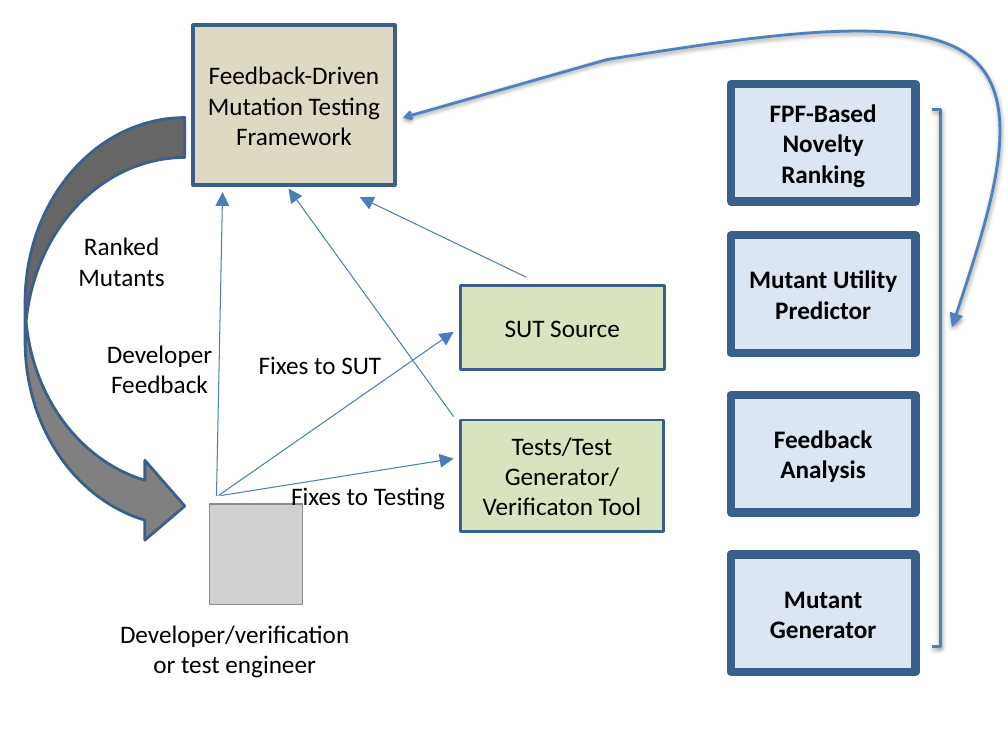
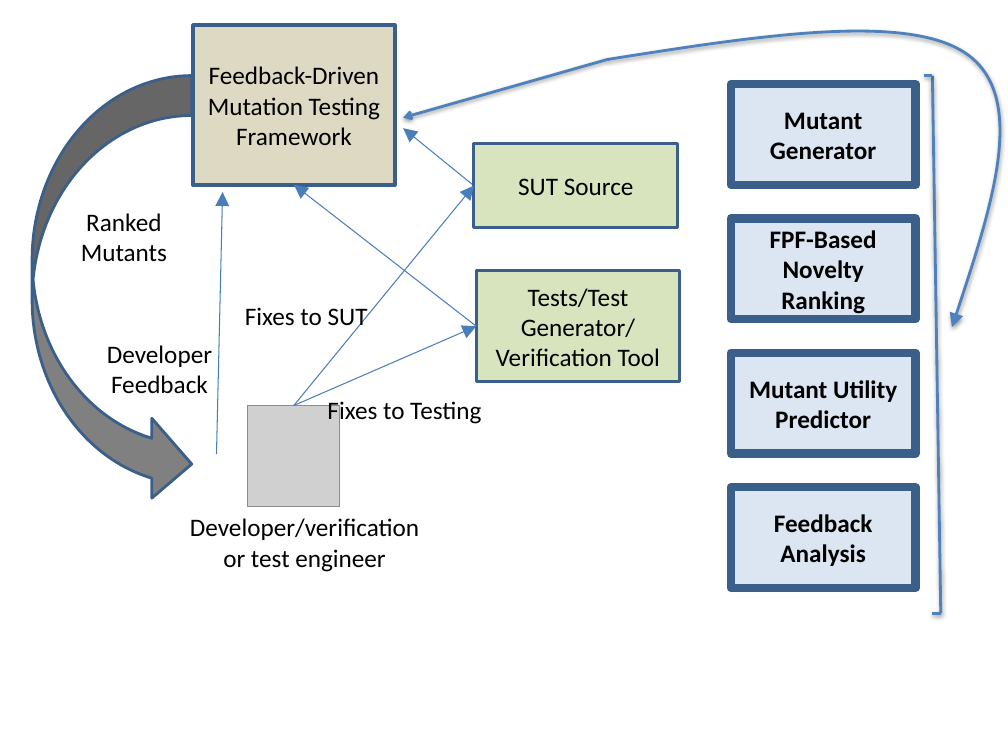
Before and after one commit to agroce/mutantsnsfsmall, a slide deck: slide 1 of TestFlow.pptx. Drawn at 1008x756 pixels with LibreOffice and Linux fonts; fonts in the diff are those of the drawing; grey boxes stand for pictures. Boxes give left, top, right and bottom in pixels: in the first picture for what was removed or moved away, otherwise in the second. Text is boxed around its words. In the diff, an @@ line names an element or a change of style, - is before the commit and + after.

```diff
--- a/TestFlow.pptx
+++ b/TestFlow.pptx
@@ curved left arrow: place and size @@
-curved left arrow at [25,118,184,546]
+curved left arrow at [32,76,192,504]
@@ rectangle "Mutant Generator": place and size @@
-rectangle "Mutant Generator" at [731,554,915,672]
+rectangle "Mutant Generator" at [731,84,915,184]
@@ line moved from (940, 109) - (932, 109) to (932, 76) - (924, 76) @@
@@ line moved from (940, 109) - (940, 647) to (932, 76) - (940, 613) @@
@@ arrow moved from (360, 198) - (526, 277) to (403, 128) - (474, 185) @@
@@ rectangle "SUT Source": place and size @@
-rectangle "SUT Source" at [461,285,664,369]
+rectangle "SUT Source" at [474,144,677,228]
@@ text "Ranked": place and size @@
-text "Ranked" at [78,237,164,287]
+text "Ranked" at [81,213,167,262]
@@ arrow moved from (223, 193) - (217, 496) to (223, 193) - (217, 455) @@
@@ arrow moved from (454, 332) - (219, 496) to (474, 185) - (293, 405) @@
@@ arrow moved from (288, 188) - (454, 416) to (294, 184) - (477, 327) @@
@@ rectangle "FPF-Based Novelty Ranking": place and size @@
-rectangle "FPF-Based Novelty Ranking" at [731,84,915,202]
+rectangle "FPF-Based Novelty Ranking" at [731,219,915,320]
@@ text "Fixes to SUT" rewrapped from [259,356,381,375] to [245,307,368,331] @@
@@ rectangle "Tests/Test Generator/": place and size @@
-rectangle "Tests/Test Generator/" at [461,420,664,532]
+rectangle "Tests/Test Generator/" at [477,270,680,382]
@@ arrow moved from (454, 459) - (221, 496) to (477, 327) - (293, 405) @@
@@ text in rectangle at [496,348,660,366]: text changed @@
-Verificaton Tool
+Verification Tool
@@ rectangle "Mutant Utility Predictor": place and size @@
-rectangle "Mutant Utility Predictor" at [731,235,915,353]
+rectangle "Mutant Utility Predictor" at [731,353,915,454]
@@ text "Fixes to Testing": place and size @@
-text "Fixes to Testing" at [291,484,445,511]
+text "Fixes to Testing" at [327,401,481,425]
@@ picture: place and size @@
-picture at [210,504,302,605]
+picture at [248,405,341,506]
@@ text "Developer/verification or test engineer": place and size @@
-text "Developer/verification or test engineer" at [120,625,349,678]
+text "Developer/verification or test engineer" at [190,518,419,572]
@@ rectangle "Feedback Analysis": place and size @@
-rectangle "Feedback Analysis" at [731,395,915,513]
+rectangle "Feedback Analysis" at [731,487,915,588]
@@ line moved from (940, 647) - (932, 647) to (940, 613) - (932, 613) @@
```
Also in this commit, not shown: 2 other files.
